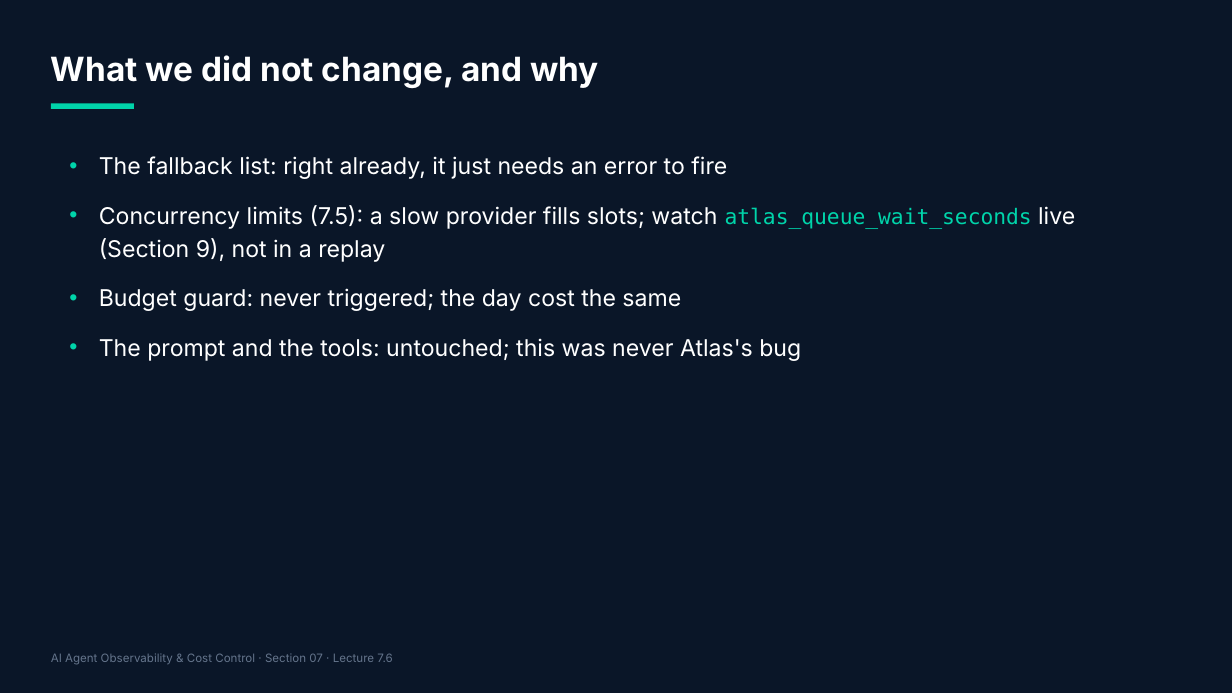
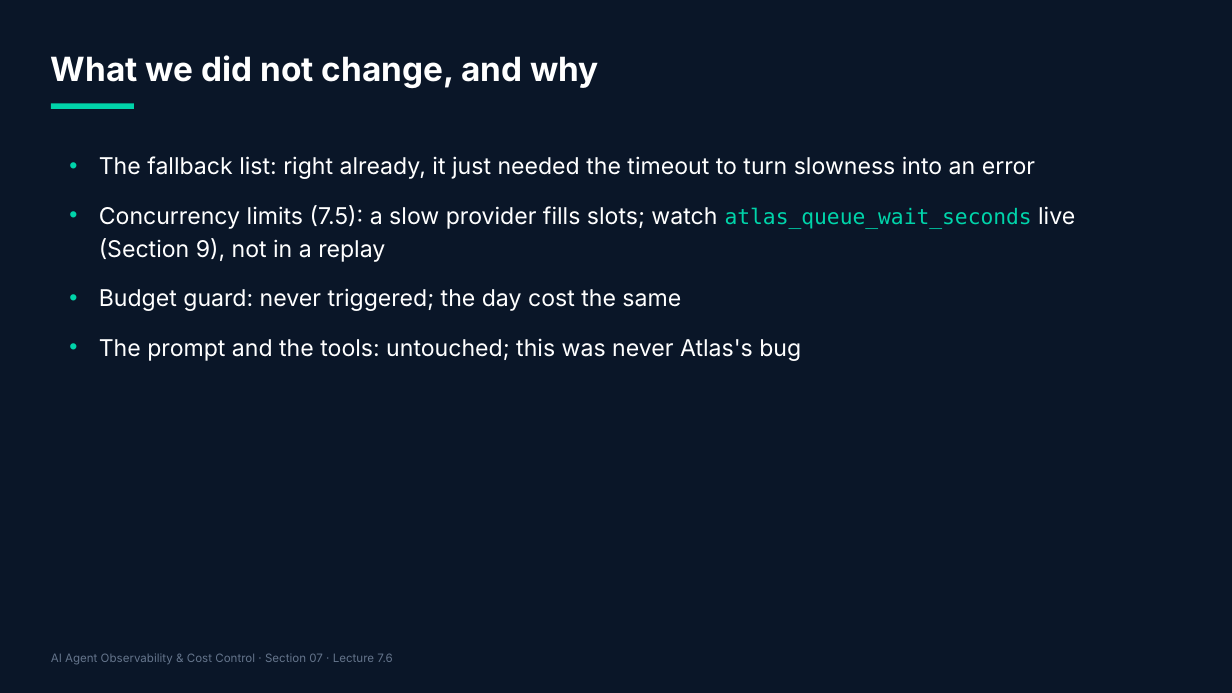
Before and after one commit to adithyagithub27/Course, a slide deck: slide 38 of agent-observability-course/10-graphics/slides/section-07.pptx. Drawn at 1232x693 pixels with LibreOffice and Linux fonts; fonts in the diff are those of the drawing. Boxes give left, top, right and bottom in pixels: in the first picture for what was removed or moved away, otherwise in the second. Text is boxed around its words. In the diff, an @@ line names an element or a change of style, - is before the commit and + after.

```diff
--- a/agent-observability-course/10-graphics/slides/section-07.pptx
+++ b/agent-observability-course/10-graphics/slides/section-07.pptx
@@ text at (x1=99, y1=156, x2=1035, y2=179): text changed @@
-• The fallback list: right already, it just needs an error to fire
+• The fallback list: right already, it just needed the timeout to turn slowness into an error
```
Also in this commit, not shown: 3 other slides changed, 22 other files.
